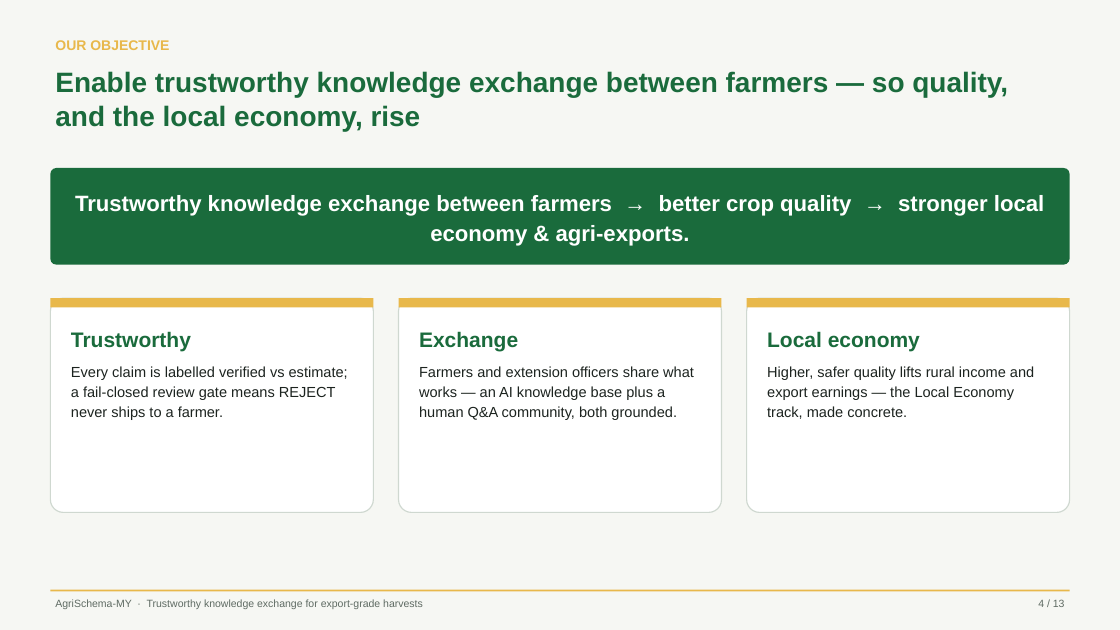
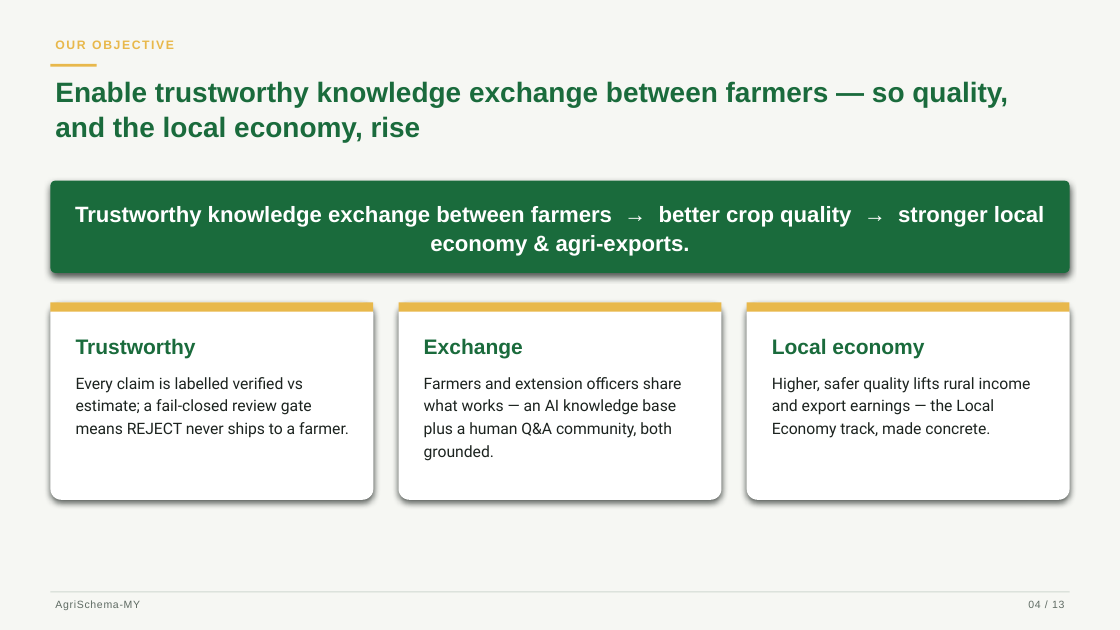
Before and after one commit to R3AlL3nGz3i/agri-schema-my, a slide deck: slide 4 of deck/agrischema-hackathon.pptx. Drawn at 1120x630 pixels with LibreOffice and Linux fonts; fonts in the diff are those of the drawing. Boxes give left, top, right and bottom in pixels: in the first picture for what was removed or moved away, otherwise in the second. Text is boxed around its words. In the diff, an @@ line names an element or a change of style, - is before the commit and + after.

```diff
--- a/deck/agrischema-hackathon.pptx
+++ b/deck/agrischema-hackathon.pptx
@@ text "OUR OBJECTIVE" at (x1=55, y1=40, x2=174, y2=49): size 12 to 10.5 pt, letter spacing 0 to 1.4 pt @@
@@ text "Enable trustworthy knowledge exchange between ..." moved from (x1=55, y1=71, x2=1008, y2=131) to (x1=55, y1=81, x2=1008, y2=142) @@
@@ text "Enable trustworthy knowledge exchange between ..." at (x1=55, y1=81, x2=1008, y2=142): line spacing 1.02 to 1.03 @@
@@ rectangle added at (x1=50, y1=64, x2=97, y2=67), fill #E8B84B @@
@@ rounded rectangle "Trustworthy knowledge exchange between farmers ..." resized from (x1=50, y1=168, x2=1070, y2=265) to (x1=50, y1=181, x2=1070, y2=273) @@
@@ rounded rectangle "Trustworthy knowledge exchange between farmers ..." at (x1=50, y1=181, x2=1070, y2=273): proportions changed @@
@@ rectangle moved from (x1=50, y1=298, x2=373, y2=308) to (x1=50, y1=302, x2=373, y2=312) @@
@@ rounded rectangle added at (x1=50, y1=302, x2=373, y2=500), fill #FFFFFF @@
@@ rounded rectangle added at (x1=398, y1=302, x2=721, y2=500), fill #FFFFFF @@
@@ rectangle moved from (x1=747, y1=298, x2=1070, y2=308) to (x1=399, y1=302, x2=722, y2=312) @@
@@ rectangle moved from (x1=398, y1=298, x2=721, y2=308) to (x1=747, y1=302, x2=1070, y2=312) @@
@@ rounded rectangle added at (x1=747, y1=302, x2=1070, y2=500), fill #FFFFFF @@
@@ text "Trustworthy" moved from (x1=50, y1=298, x2=373, y2=513) to (x1=76, y1=338, x2=349, y2=438) @@
@@ text "Trustworthy" at (x1=76, y1=338, x2=349, y2=438): size 12.5 to 13.5 pt, font Arial to Roboto in "Every claim is labelled verified vs estimate; ..."; more space between paragraphs; line spacing 1.12 to 1.2; fill #FFFFFF to none; outline #CFD8D0 1 pt to none @@
@@ text "Exchange" moved from (x1=398, y1=298, x2=721, y2=513) to (x1=424, y1=338, x2=682, y2=461) @@
@@ text "Exchange" at (x1=424, y1=338, x2=682, y2=461): size 12.5 to 13.5 pt, font Arial to Roboto; more space between paragraphs; line spacing 1.12 to 1.2; fill #FFFFFF to none; outline #CFD8D0 1 pt to none @@
@@ text "Local economy" moved from (x1=747, y1=298, x2=1070, y2=513) to (x1=772, y1=338, x2=1031, y2=438) @@
@@ text "Local economy" at (x1=772, y1=338, x2=1031, y2=438): size 12.5 to 13.5 pt, font Arial to Roboto in "Higher, safer quality lifts rural income and ..."; more space between paragraphs; line spacing 1.12 to 1.2; fill #FFFFFF to none; outline #CFD8D0 1 pt to none @@
@@ rectangle at (x1=50, y1=592, x2=1070, y2=592): fill #E8B84B to #CFD8D0 @@
@@ text at (x1=55, y1=600, x2=140, y2=610): text changed @@
-AgriSchema-MY · Trustworthy knowledge exchange for export-grade harvests
+AgriSchema-MY
@@ text at (x1=1028, y1=600, x2=1064, y2=608): text changed @@
-4 / 13
+04 / 13
```
Also in this commit, not shown: 12 other slides changed, 1 other file.
